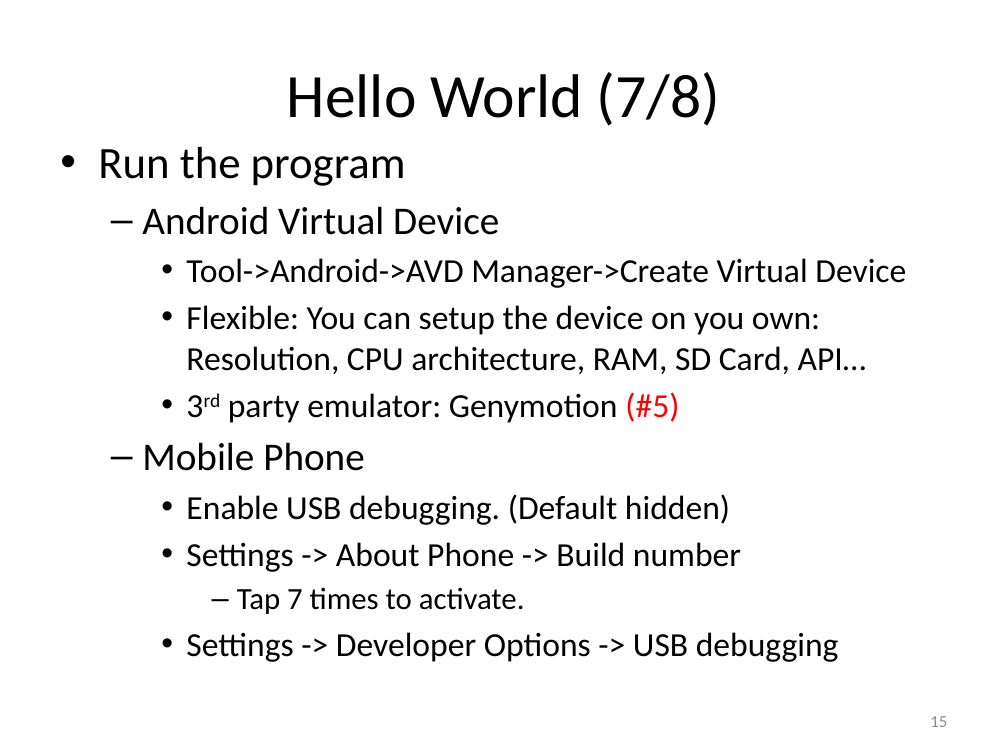
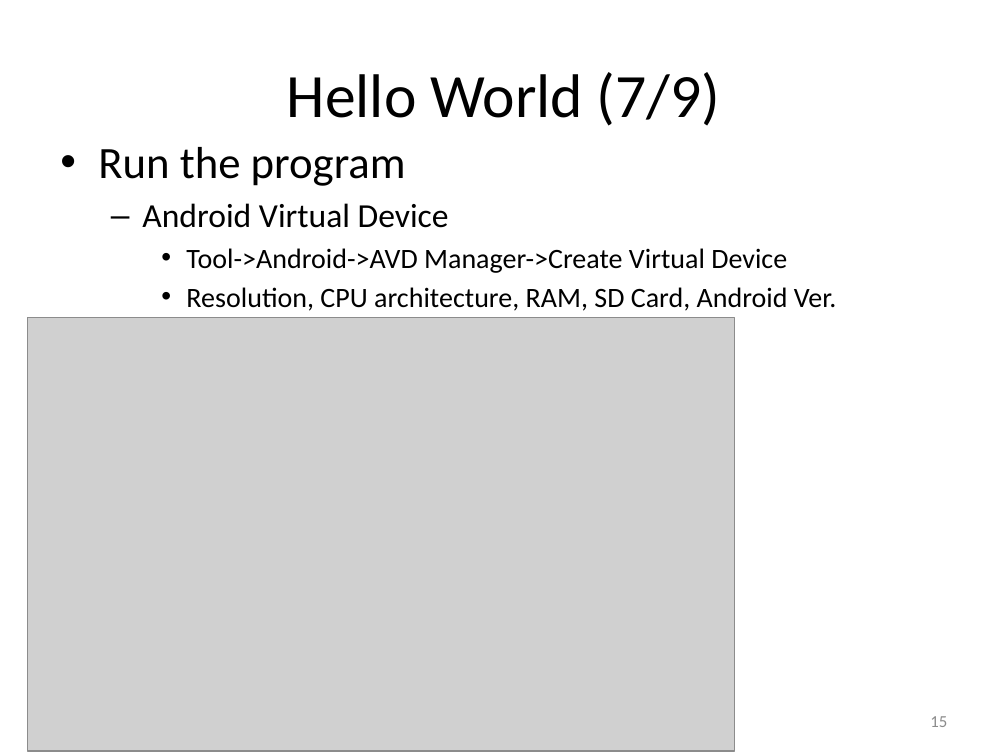
Before and after one commit to hs9021401/FIT_Android, a slide deck: slide 15 of The introduction of Android.pptx. Drawn at 1008x756 pixels with LibreOffice and Linux fonts; fonts in the diff are those of the drawing; grey boxes stand for pictures. Boxes give left, top, right and bottom in pixels: in the first picture for what was removed or moved away, otherwise in the second. Text is boxed around its words. In the diff, an @@ line names an element or a change of style, - is before the commit and + after.

```diff
--- a/The introduction of Android.pptx
+++ b/The introduction of Android.pptx
@@ title at <box>287,72,720,126</box>: text changed @@
-Hello World (7/8)
+Hello World (7/9)
@@ text at <box>142,203,787,273</box>: size 28 to 24 pt in "Android Virtual Device"; size 24 to 20 pt in "Tool->Android->AVD Manager->Create Virtual Device" @@
@@ text at <box>186,287,837,311</box>: text changed; size 24 to 20 pt @@
-    • Flexible: You can setup the device on you own: Resolution, CPU architecture, RAM, SD Card, API…
-    • 3rd party emulator: Genymotion (#5)
-  – Mobile Phone
-    • Enable USB debugging. (Default hidden)
-    • Settings -> About Phone -> Build number
-      – Tap 7 times to activate.
-    • Settings -> Developer Options -> USB debugging
+    • Resolution, CPU architecture, RAM, SD Card, Android Ver.
@@ picture added at <box>28,318,735,751</box> @@
```
Also in this commit, not shown: 16 other slides changed, 5 slides added.
